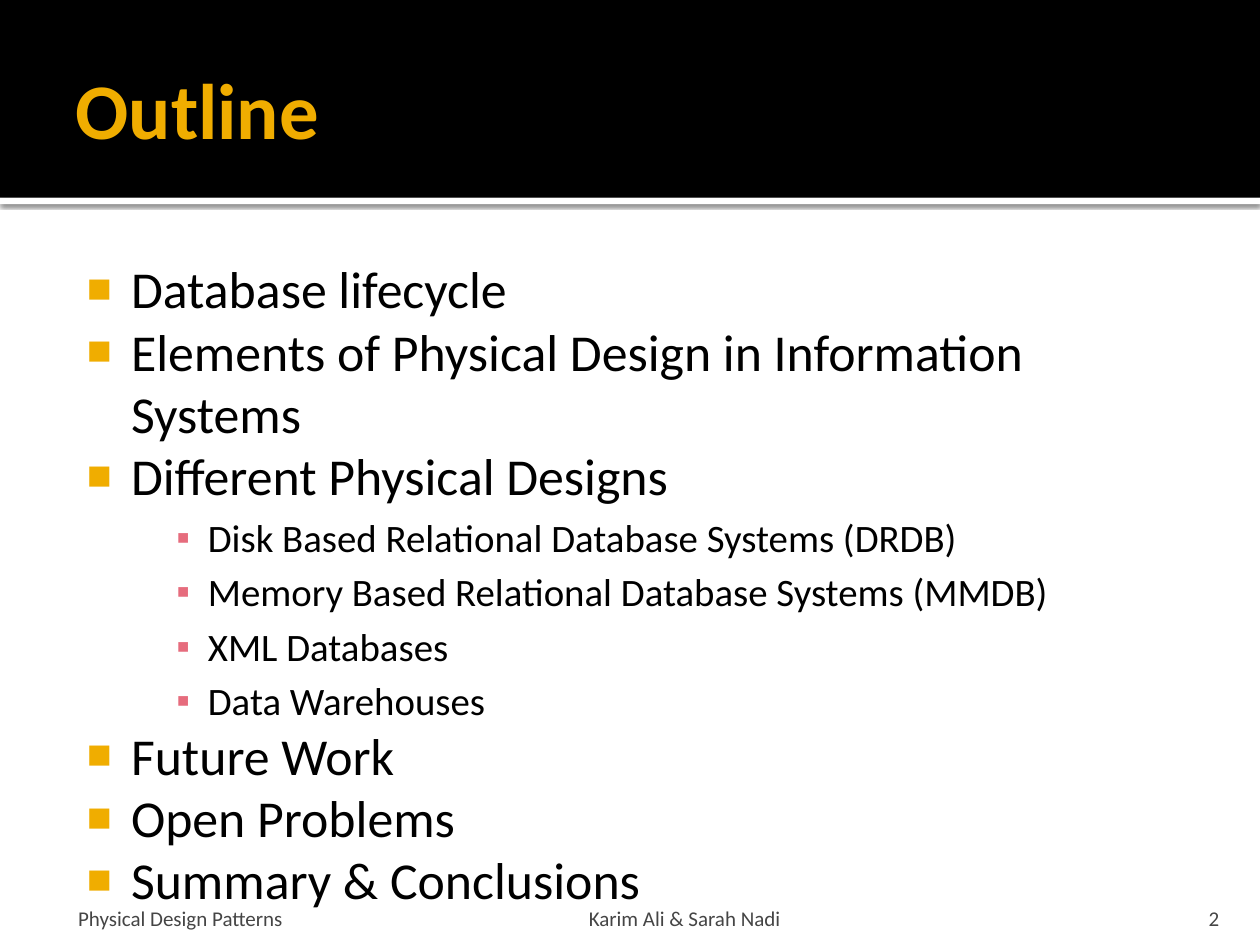
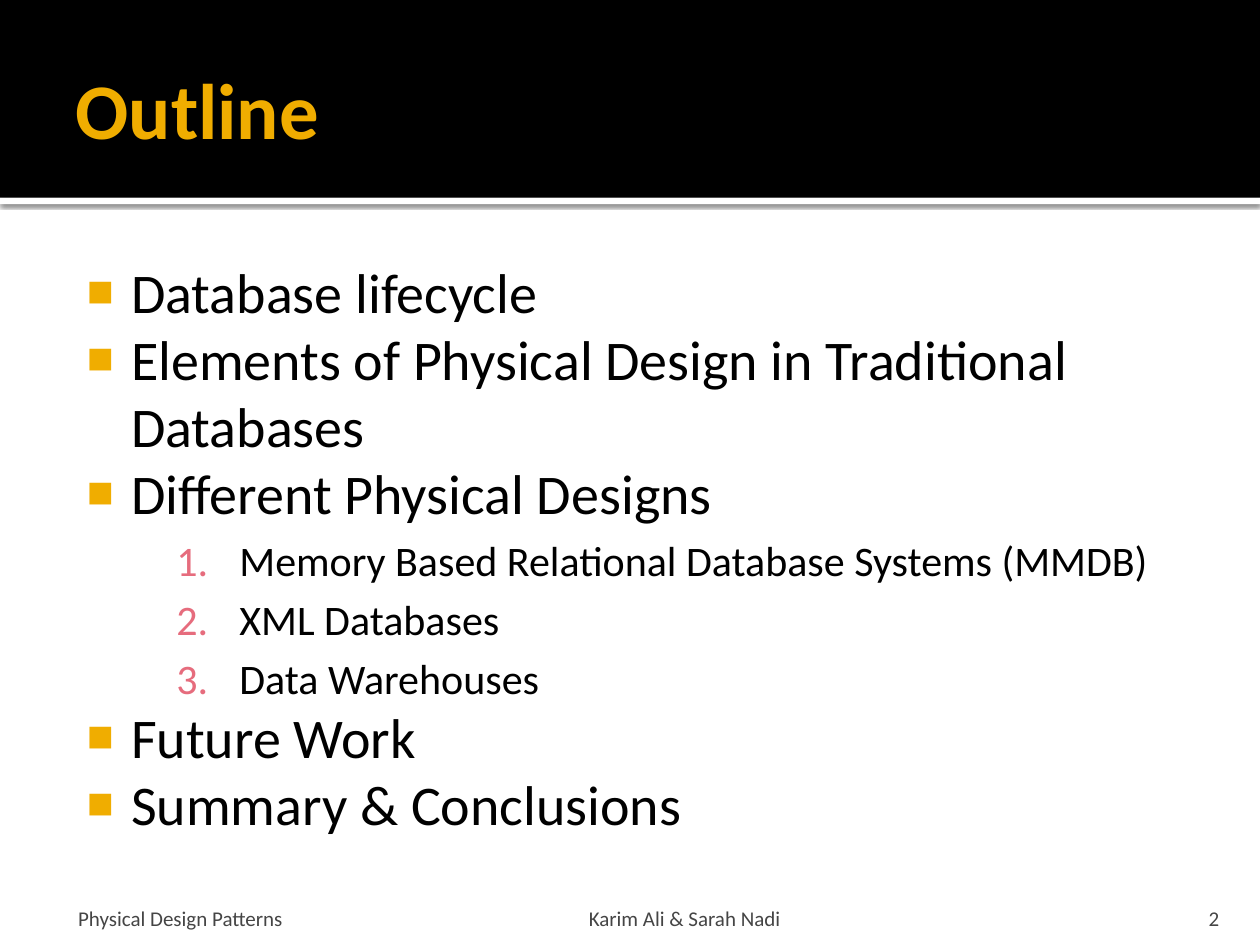
Before and after one commit to snadi/cs848-db, a slide deck: slide 2 of cs848-db/PhysDesignPres.pptx. Drawn at 1260x945 pixels with LibreOffice and Linux fonts; fonts in the diff are those of the drawing. Boxes give left, top, right and bottom in pixels: in the first picture for what was removed or moved away, otherwise in the second. Text is boxed around its words. In the diff, an @@ line names an element or a change of style, - is before the commit and + after.

```diff
--- a/cs848-db/PhysDesignPres.pptx
+++ b/cs848-db/PhysDesignPres.pptx
@@ text at (x1=131, y1=274, x2=1148, y2=834): size 29.6 to 32 pt in "Database lifecycle", "Different Physical Designs", "Future Work", "Summary & Conclusions"; size 22.2 to 24 pt in "Memory Based Relational Database Systems (MMDB)", "XML Databases", "Data Warehouses"; bullet ▪ to 1. @@
@@ text at (x1=131, y1=341, x2=1067, y2=448): text changed; size 29.6 to 32 pt @@
-■ Elements of Physical Design in Information Systems
+■ Elements of Physical Design in Traditional Databases
@@ text at (x1=208, y1=523, x2=956, y2=559): paragraph removed @@
-    ▪ Disk Based Relational Database Systems (DRDB)
@@ text at (x1=131, y1=801, x2=455, y2=846): paragraph removed @@
-■ Open Problems
```
Also in this commit, not shown: 38 other slides changed, 1 slide added, 8 slides removed.
